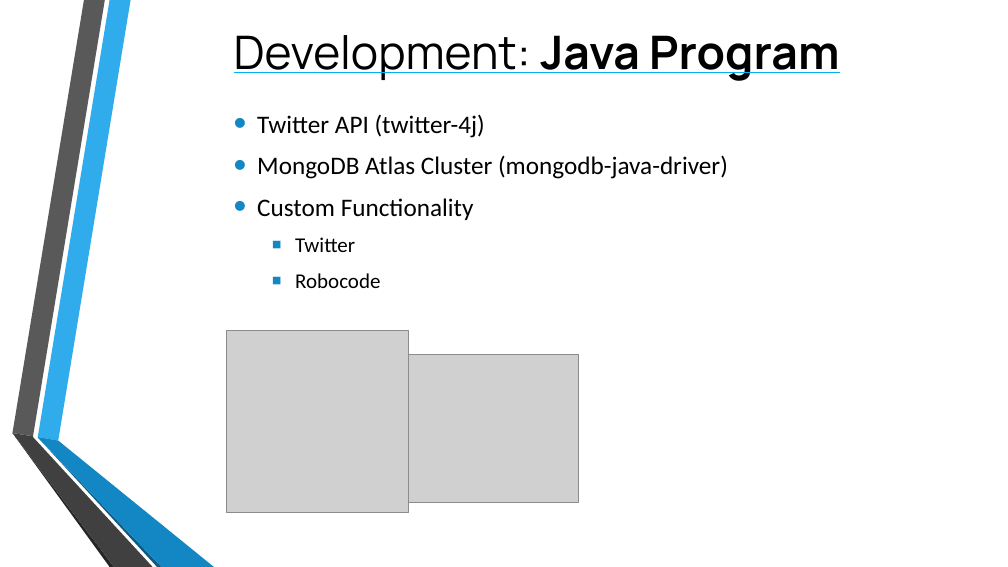
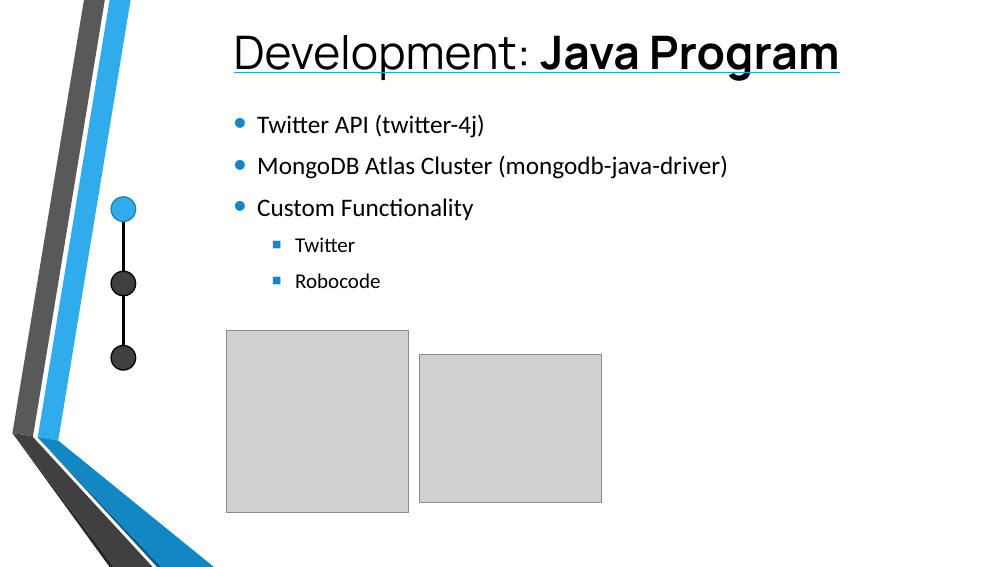
Before and after one commit to TomPlum/major-project, a slide deck: slide 7 of Assessed Work/CPU6001 - Project Viva Presentation.pptx (slide 4 before the commit). Drawn at 1008x567 pixels with LibreOffice and Linux fonts; fonts in the diff are those of the drawing; grey boxes stand for pictures; background and template pictures are left out. Boxes give left, top, right and bottom in pixels: in the first picture for what was removed or moved away, otherwise in the second. Text is boxed around its words. In the diff, an @@ line names an element or a change of style, - is before the commit and + after.

```diff
--- a/Assessed Work/CPU6001 - Project Viva Presentation.pptx
+++ b/Assessed Work/CPU6001 - Project Viva Presentation.pptx
@@ ellipse added at box(111, 197, 136, 222), fill #30ACEC, outline #247FAF 1.25 pt @@
@@ line added from (123, 222) to (123, 271), #000000 2.25 pt @@
@@ ellipse added at box(111, 271, 136, 296), fill #404040, outline #000000 1.25 pt @@
@@ line added from (123, 296) to (123, 346), #000000 2.25 pt @@
@@ ellipse added at box(111, 346, 136, 371), fill #404040, outline #000000 1.25 pt @@
@@ picture: place and size @@
-picture at box(395, 355, 578, 503)
+picture at box(420, 355, 602, 503)
```
Also in this commit, not shown: 4 other slides changed, 3 slides added, 28 other files.
